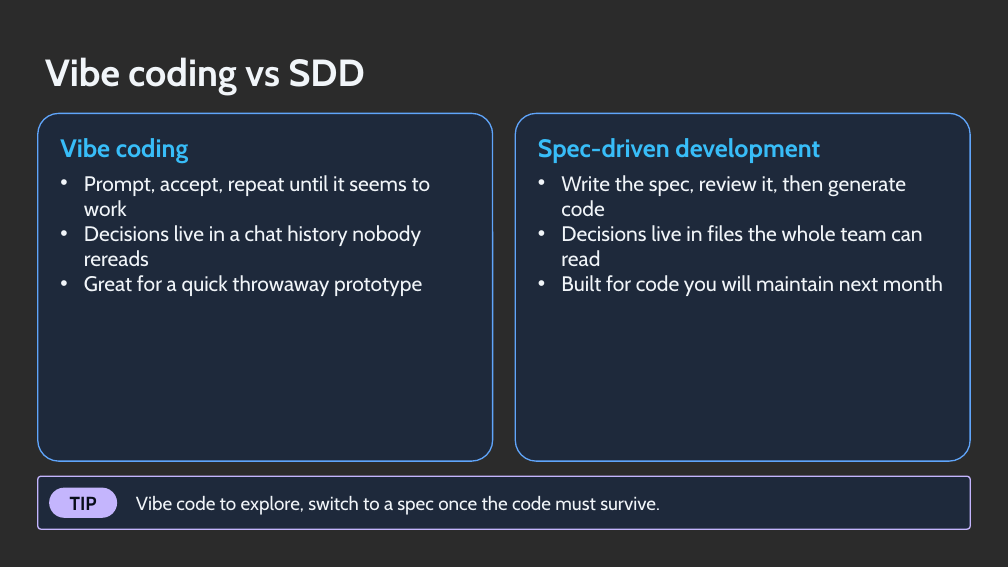
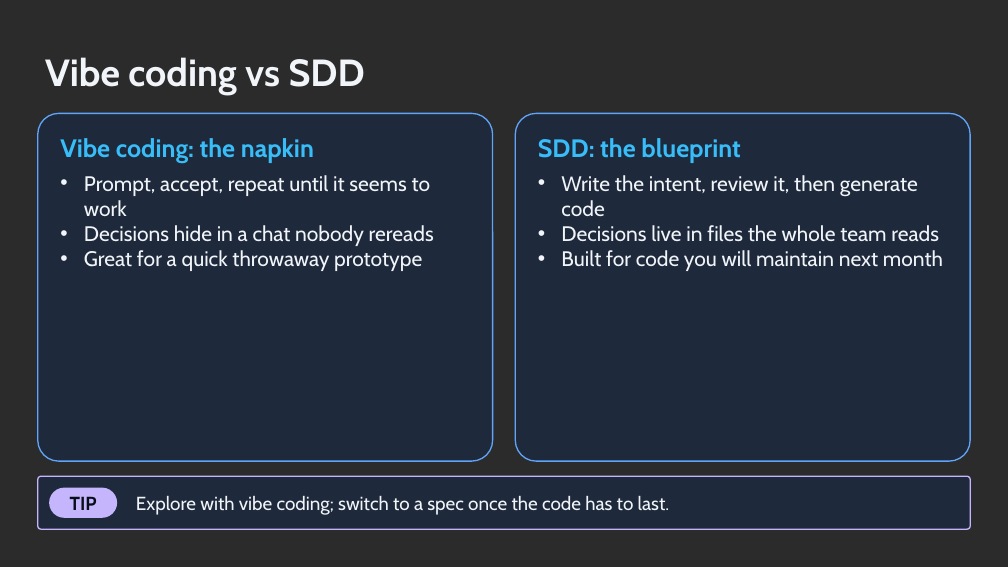
Before and after one commit to ronyronen/speckit-claude-presentation, a slide deck: slide 4 of presentation/speckit-workshop.pptx. Drawn at 1008x567 pixels with LibreOffice and Linux fonts; fonts in the diff are those of the drawing; background and template pictures are left out; a plain dark background stands for a picture behind light text. Boxes give left, top, right and bottom in pixels: in the first picture for what was removed or moved away, otherwise in the second. Text is boxed around its words. In the diff, an @@ line names an element or a change of style, - is before the commit and + after.

```diff
--- a/presentation/speckit-workshop.pptx
+++ b/presentation/speckit-workshop.pptx
@@ text at (60, 138, 314, 163): text changed @@
-Vibe coding
+Vibe coding: the napkin
@@ text at (538, 138, 740, 163): text changed @@
-Spec-driven development
+SDD: the blueprint
@@ text at (561, 175, 939, 242): text changed @@
-• Write the spec, review it, then generate code
-• Decisions live in files the whole team can read
+• Write the intent, review it, then generate code
+• Decisions live in files the whole team reads
@@ text at (84, 225, 434, 246): text changed @@
-• Decisions live in a chat history nobody rereads
+• Decisions hide in a chat nobody rereads
@@ text at (136, 496, 670, 515): text changed @@
-Vibe code to explore, switch to a spec once the code must survive.
+Explore with vibe coding; switch to a spec once the code has to last.
```
Also in this commit, not shown: 27 other slides changed, 3 slides added, 3 slides removed, 2 other files.
